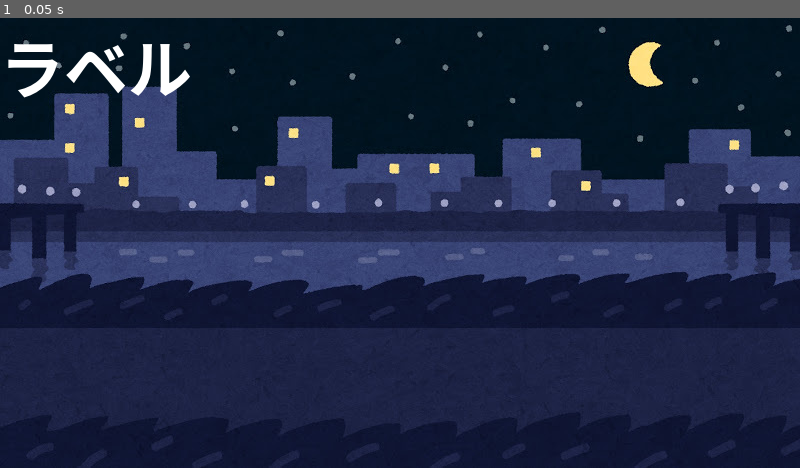
Above: before the commit, frame 1.
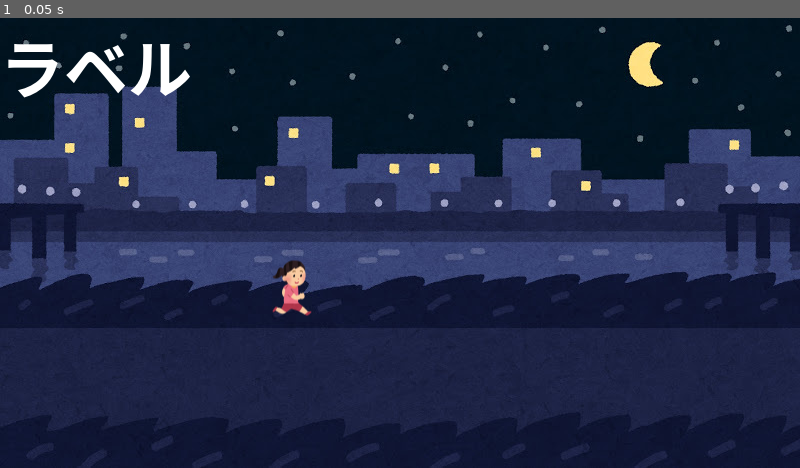
Above: after the commit, the same moment.

Repository: 35show/team11
Game: Godot game, scene res://my_world.tscn
Two runs of this game, one before a commit and one after it. Both use one fixed random seed, a clock stepped at 60 frames per second and the inputs below. The project has no main scene, so this scene is started directly.
Inputs:
- Up to frame 1 (0.05 s): no input

The runs differ from the first frame. In frame 1, 0.3% of the frame differs, in the area x 34-39%, y 53-67%.

Commit message:
Bがキャラ追加

Diff:
--- /dev/null
+++ b/game11/hanako.gd
@@ -0,0 +1,11 @@
+extends Actor
+
+
+# Called when the node enters the scene tree for the first time.
+func _ready() -> void:
+	pass # Replace with function body.
+
+
+# Called every frame. 'delta' is the elapsed time since the previous frame.
+func _process(delta: float) -> void:
+	pass
--- /dev/null
+++ b/game11/hanako.tscn
@@ -0,0 +1,19 @@
+[gd_scene format=3 uid="uid://txpdsqrh32qk"]
+
+[ext_resource type="PackedScene" uid="uid://bpyevpyu03sxt" path="res://actor.tscn" id="1_cs3gn"]
+[ext_resource type="Script" uid="uid://b4glo6foh423u" path="res://hanako.gd" id="2_nlwgb"]
+[ext_resource type="Texture2D" uid="uid://biys8sefitnrq" path="res://img/HANAKO.png" id="3_6b2a0"]
+
+[sub_resource type="CapsuleShape2D" id="CapsuleShape2D_o76t6"]
+radius = 13.305
+height = 58.0
+
+[node name="HANAKO" unique_id=1239789849 instance=ExtResource("1_cs3gn")]
+script = ExtResource("2_nlwgb")
+
+[node name="Sprite2D" parent="." index="0" unique_id=712688549]
+texture = ExtResource("3_6b2a0")
+
+[node name="CollisionShape2D" parent="." index="1" unique_id=881902376]
+position = Vector2(1.945, 0)
+shape = SubResource("CapsuleShape2D_o76t6")
--- a/game11/my_world.tscn
+++ b/game11/my_world.tscn
@@ -3,9 +3,13 @@
 [ext_resource type="PackedScene" uid="uid://6o7fxp26ru0v" path="res://world.tscn" id="1_cery3"]
 [ext_resource type="Script" uid="uid://wtcnsqp8n6dp" path="res://my_world.gd" id="2_1u75a"]
 [ext_resource type="Texture2D" uid="uid://cu8r7k323oo07" path="res://img/MyWorld.jpg" id="3_asled"]
+[ext_resource type="PackedScene" uid="uid://txpdsqrh32qk" path="res://hanako.tscn" id="4_1u75a"]
 
 [node name="MyWorld" unique_id=1137961271 instance=ExtResource("1_cery3")]
 script = ExtResource("2_1u75a")
 
 [node name="Sprite2D" parent="." index="0" unique_id=1597890546]
 texture = ExtResource("3_asled")
+
+[node name="HANAKO" parent="." index="2" unique_id=1239789849 instance=ExtResource("4_1u75a")]
+position = Vector2(291, 270)
Not shown, added: game11/hanako.gd.uid
